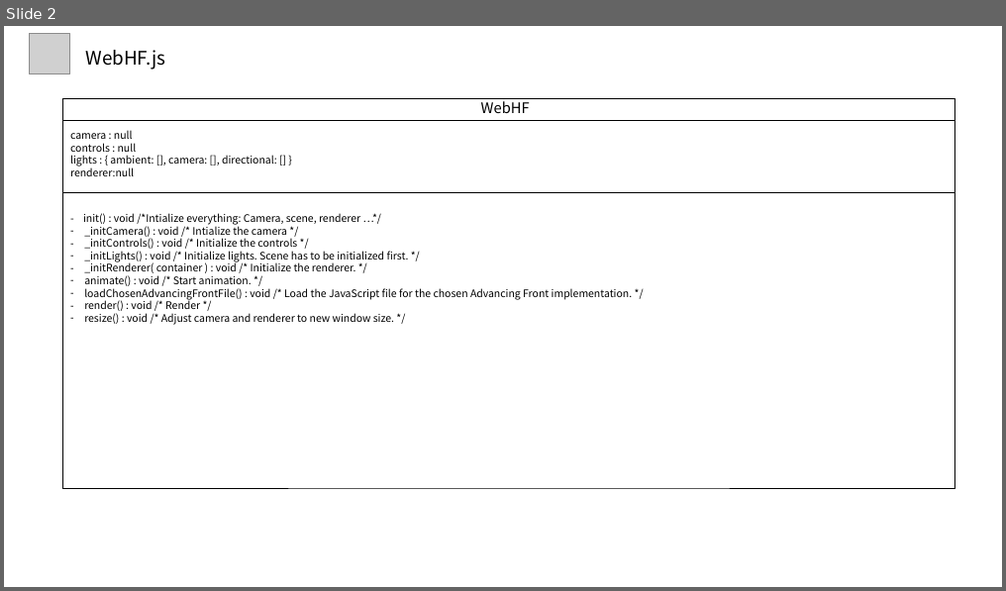
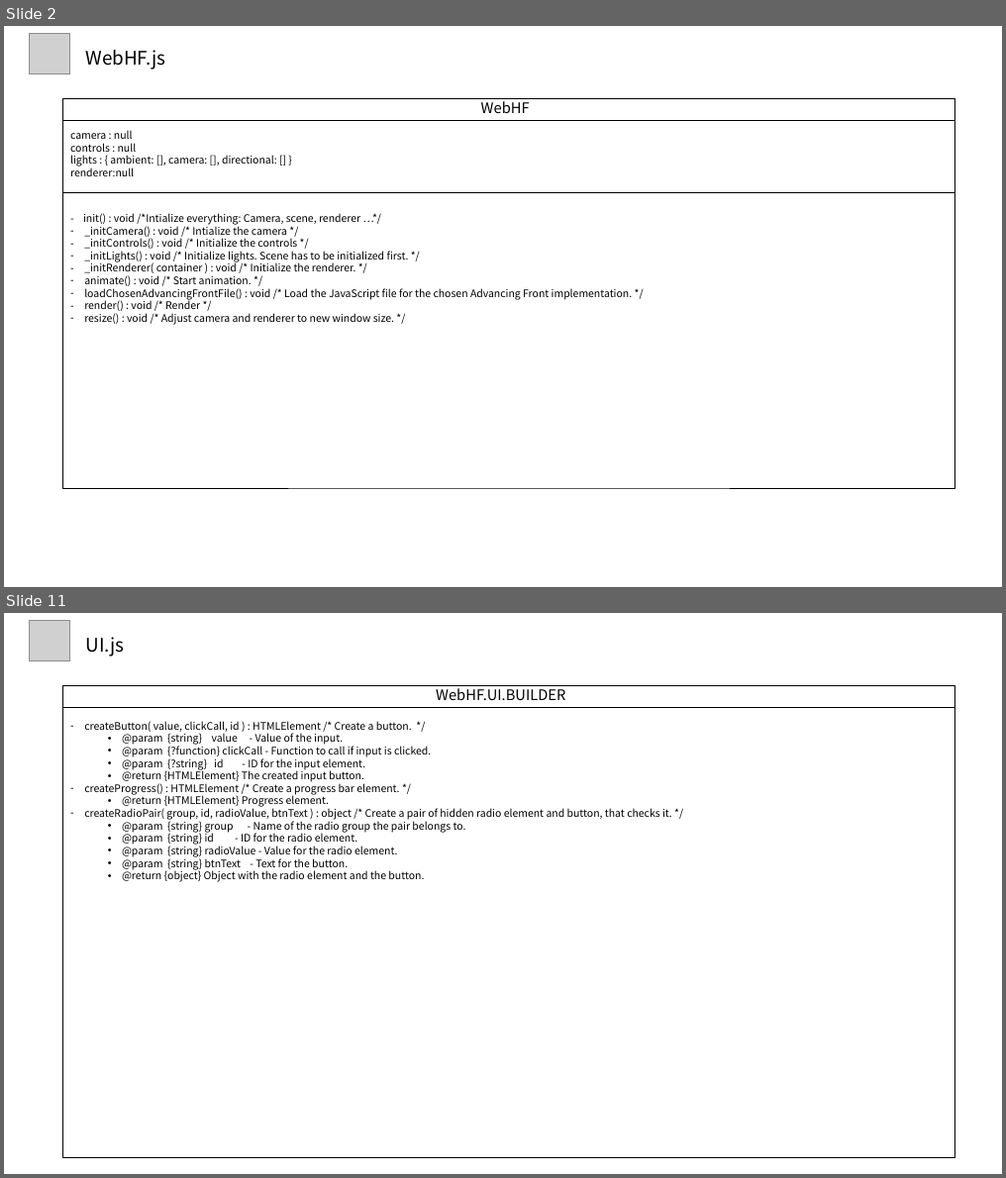
Before and after one commit to alexchun78/threeJS-holeFilling, a slide deck: (코드분석) WebGL Hole Filling.pptx. Shown one above the other, each under a label of ours: slide 2 before the commit, slides 2 and 11 after it; the slides between them are not shown. The pictures are 1006x591 and 1006x1178 pixels, drawn with LibreOffice and Linux fonts; fonts in the diff are those of the drawing; grey boxes stand for pictures. Boxes give left, top, right and bottom in pixels: in the first picture for what was removed or moved away, otherwise in the second. Text is boxed around its words. In the diff, an @@ line names an element or a change of style, - is before the commit and + after.

```diff
--- a/(코드분석) WebGL Hole Filling.pptx
+++ b/(코드분석) WebGL Hole Filling.pptx
@@ slide 11 added at [4,613,1002,1174], background #FFFFFF @@
@@ picture added at [30,621,70,661] @@
@@ text added at [86,637,125,657], 18 pt, text #000000 @@
+UI.js
@@ rectangle added at [63,685,954,1158], outline #000000 0.5 pt @@
@@ text added at [436,685,565,700], 14 pt, text #000000 @@
+WebHF.UI.BUILDER
@@ line added from (63, 708) to (954, 708), #000000 0.5 pt @@
@@ text added at [84,721,672,882], 10 pt, text #000000 @@
+– createButton( value, clickCall, id ) : HTMLElement /* Create a button. */
+  • @param {string} value - Value of the input.
+  • @param {?function} clickCall - Function to call if input is clicked.
+  • @param {?string} id - ID for the input element.
+  • @return {HTMLElement} The created input button.
+– createProgress() : HTMLElement /* Create a progress bar element. */
+  • @return {HTMLElement} Progress element.
+– createRadioPair( group, id, radioValue, btnText ) : object /* Create a pair of hidden radio element and button, that checks it. */
+  • @param {string} group - Name of the radio group the pair belongs to.
+  • @param {string} id - ID for the radio element.
+  • @param {string} radioValue - Value for the radio element.
+  • @param {string} btnText - Text for the button.
+  • @return {object} Object with the radio element and the button.
```
Also in this commit, not shown: 2 slides changed, 16 other slides added, 2 other files.
